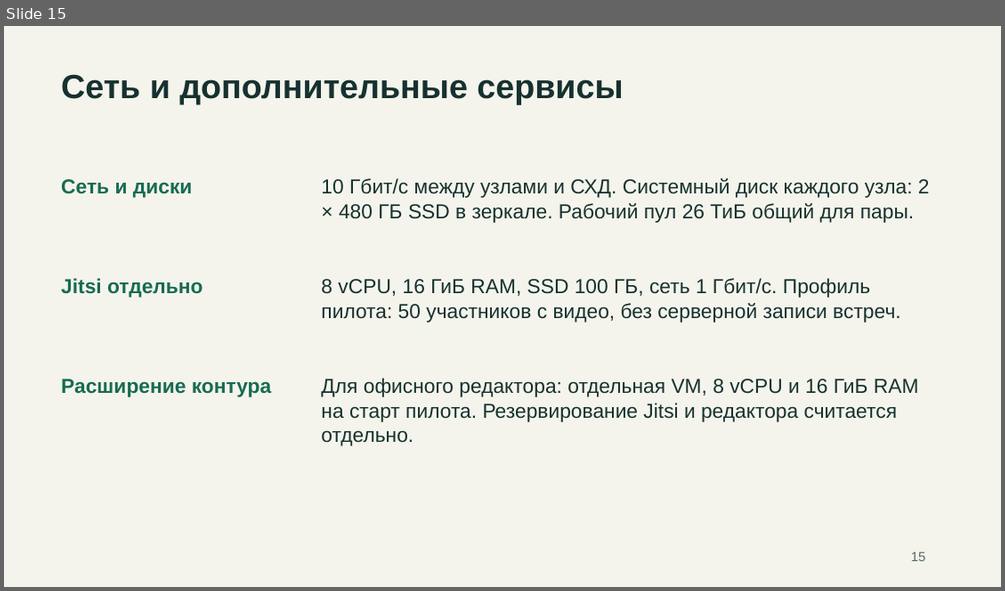
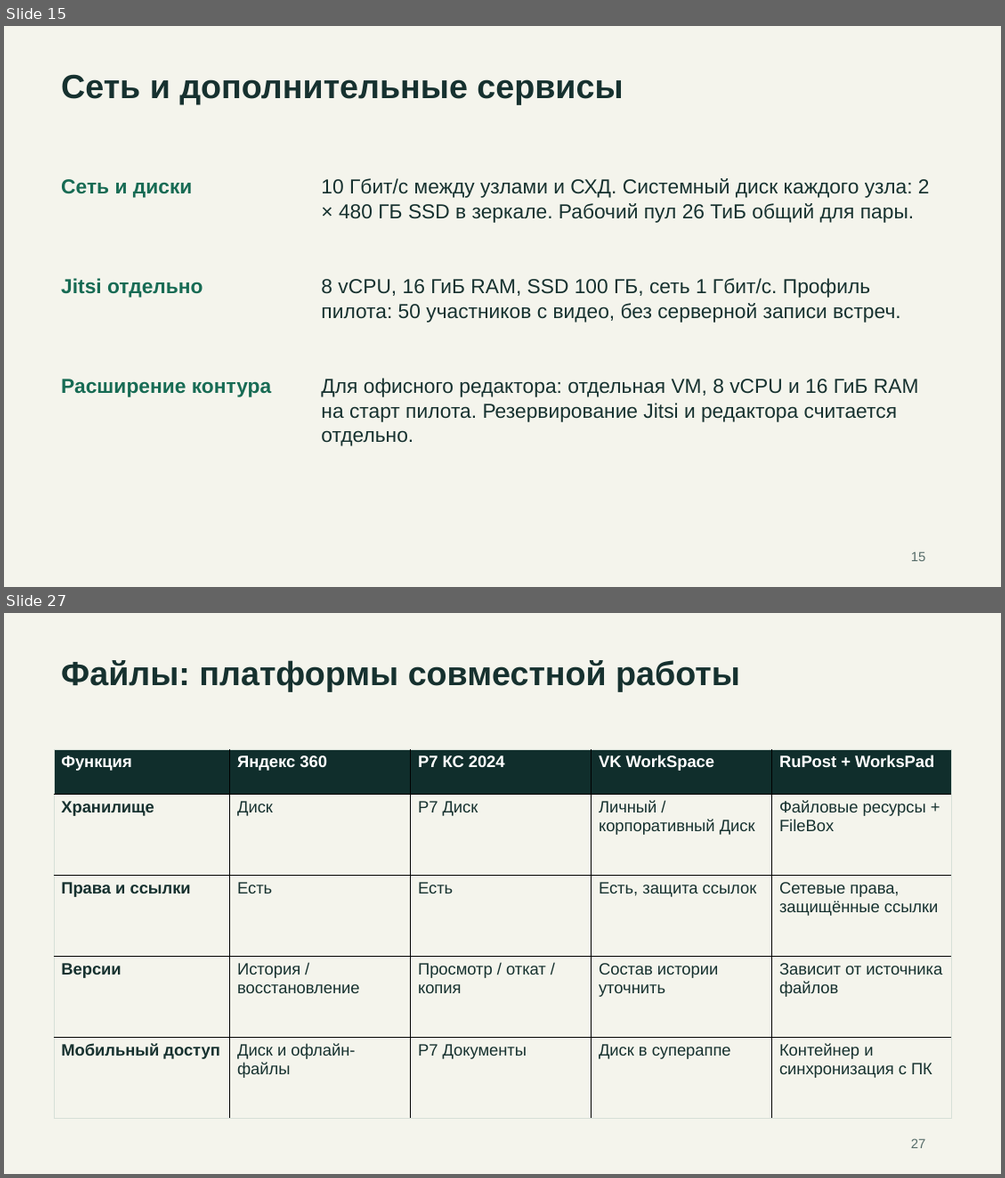
Before and after one commit to rkislov/tayga-mail-server, a slide deck: docs/presentations/tayga-competitors-2026-11-19.pptx. Shown one above the other, each under a label of ours: slide 15 before the commit, slides 15 and 27 after it; the slides between them are not shown. The pictures are 1005x591 and 1005x1178 pixels, drawn with LibreOffice and Linux fonts; fonts in the diff are those of the drawing. Boxes give left, top, right and bottom in pixels: in the first picture for what was removed or moved away, otherwise in the second. Text is boxed around its words. In the diff, an @@ line names an element or a change of style, - is before the commit and + after.

```diff
--- a/docs/presentations/tayga-competitors-2026-11-19.pptx
+++ b/docs/presentations/tayga-competitors-2026-11-19.pptx
@@ slide 27 added at (x1=4, y1=613, x2=1001, y2=1174), background #F4F4EC @@
@@ text added at (x1=61, y1=660, x2=740, y2=692), 32.2 pt, text #16312F, bold @@
+Файлы: платформы совместной работы
@@ table added at (x1=54, y1=749, x2=952, y2=1119), 5 rows, 5 columns @@
+Функция | Яндекс 360 | Р7 КС 2024 | VK WorkSpace | RuPost + WorksPad
+Хранилище | Диск | Р7 Диск | Личный / корпоративный Диск | Файловые ресурсы + FileBox
+Права и ссылки | Есть | Есть | Есть, защита ссылок | Сетевые права, защищённые ссылки
+Версии | История / восстановление | Просмотр / откат / копия | Состав истории уточнить | Зависит от источника файлов
+Мобильный доступ | Диск и офлайн-файлы | Р7 Документы | Диск в супераппе | Контейнер и синхронизация с ПК
@@ text added at (x1=911, y1=1138, x2=926, y2=1148), 12.8 pt, text #566C69 @@
+27
```
Also in this commit, not shown: 3 slides changed, 17 other slides added, 2 other files.
